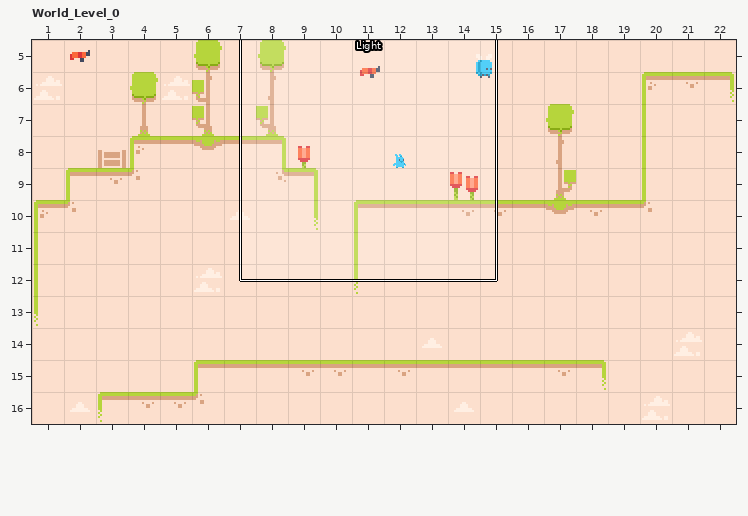
Two states of a LDtk project, Content/ldtk/Example/World.ldtk. This is how it looked before the edit.
Cells are 16x16 px. Shown: World_Level_0 x 1..22, y 5..16.
Once edited:
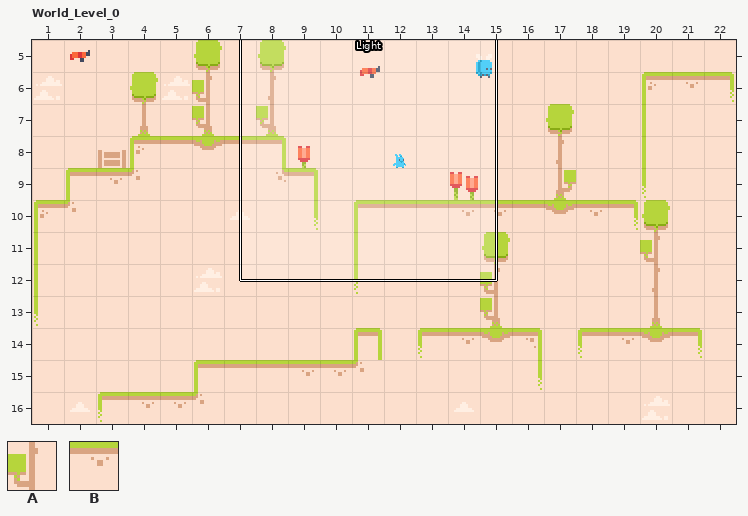
Key: from "Tiles": A 5 "Tree", B 6 "Ground".
_ is an empty cell.
Changes in this commit:
Layer "Tiles":
The edit turns tile B into tile A in row 10 at x 20.
There is now tile A in rows 11 to 13 at x 15 and 20.
There is now tile B in row 14 at x 11, 13 to 16 and 18 to 21.
The edit erases tile B in row 15 at x 12 to 15 and 17 to 18.
